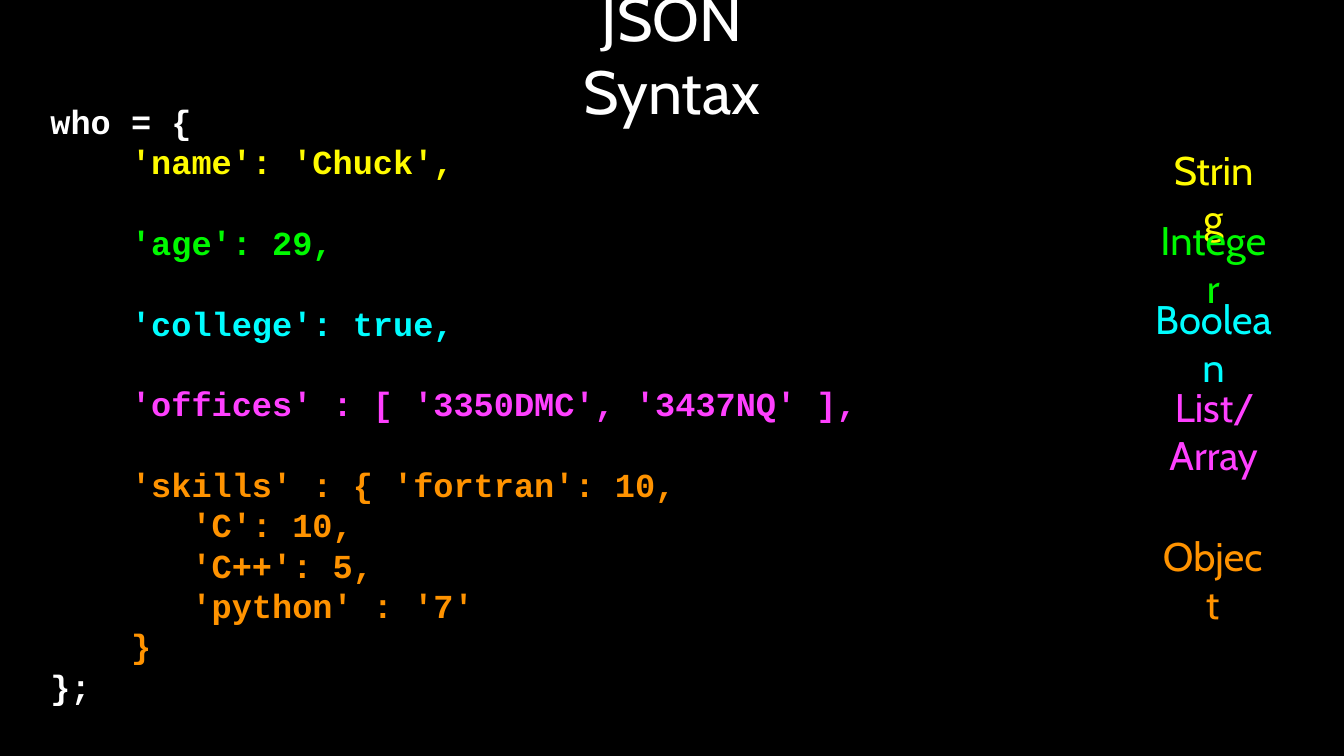
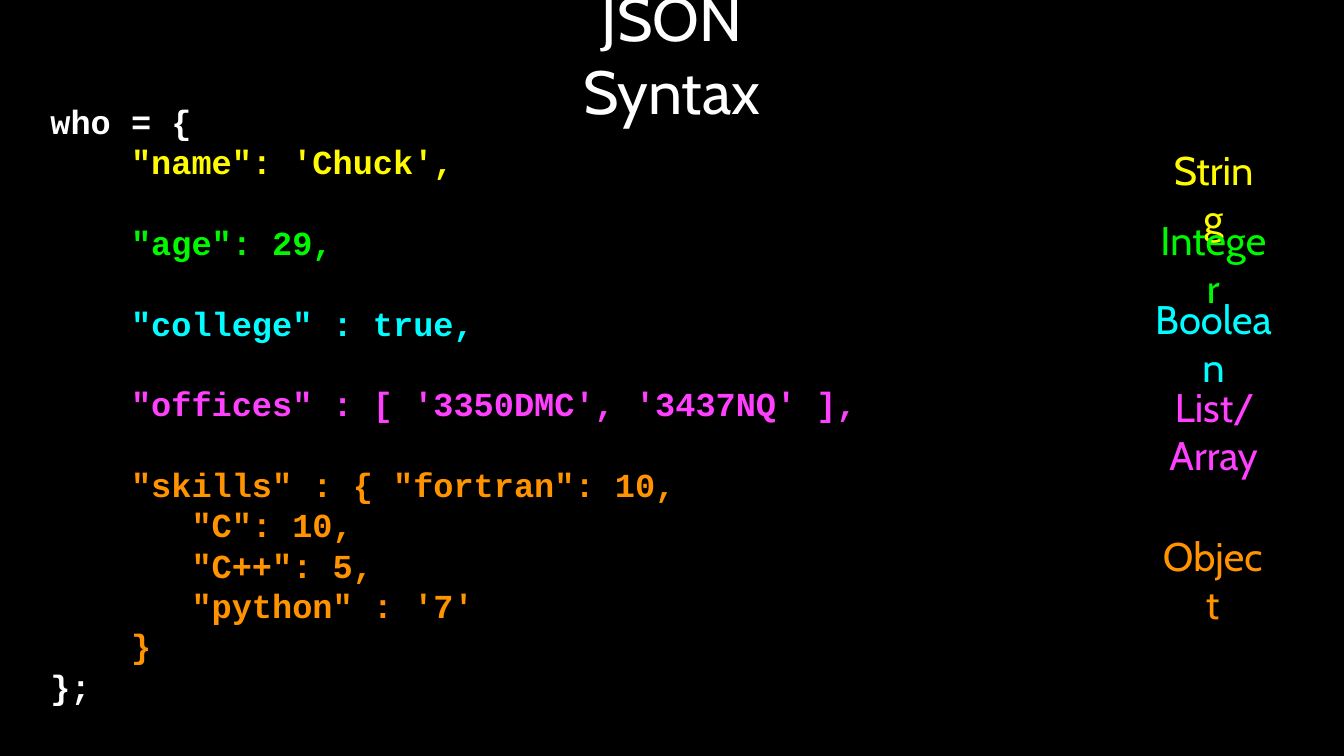
Before and after one commit to csev/wa4e, a slide deck: slide 6 of lectures/JS-04-JSON.ppt. Drawn at 1344x756 pixels with LibreOffice and Linux fonts; fonts in the diff are those of the drawing. Boxes give left, top, right and bottom in pixels: in the first picture for what was removed or moved away, otherwise in the second. Text is boxed around its words. In the diff, an @@ line names an element or a change of style, - is before the commit and + after.

```diff
--- a/lectures/JS-04-JSON.ppt
+++ b/lectures/JS-04-JSON.ppt
@@ text in free at <box>131,150,796,625</box>: text changed @@
-'name': 'Chuck',
-'age': 29,
-'college': true,
-'offices' : [ '3350DMC', '3437NQ' ],
-'skills' : { 'fortran': 10,
-'C': 10,
-'C++': 5,
-'python' : '7'
+"name": 'Chuck',
+"age": 29,
+"college" : true,
+"offices" : [ '3350DMC', '3437NQ' ],
+"skills" : { "fortran": 10,
+"C": 10,
+"C++": 5,
+"python" : '7'
```
Also in this commit, not shown: 2 other slides changed, 11 other files.
